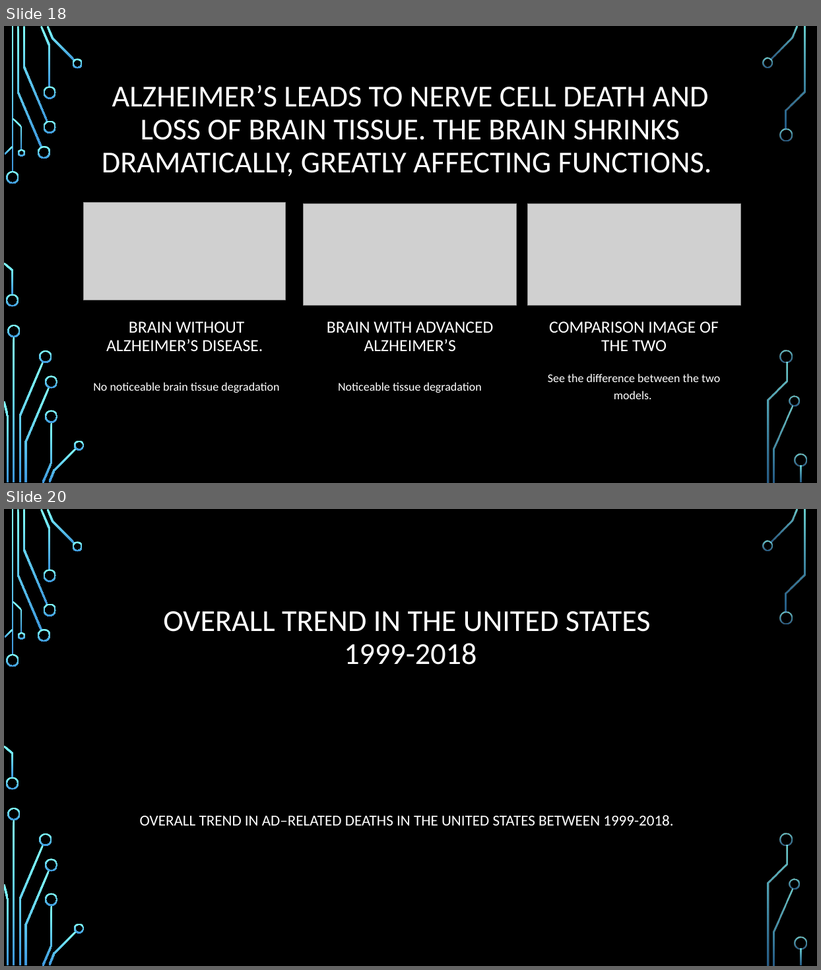
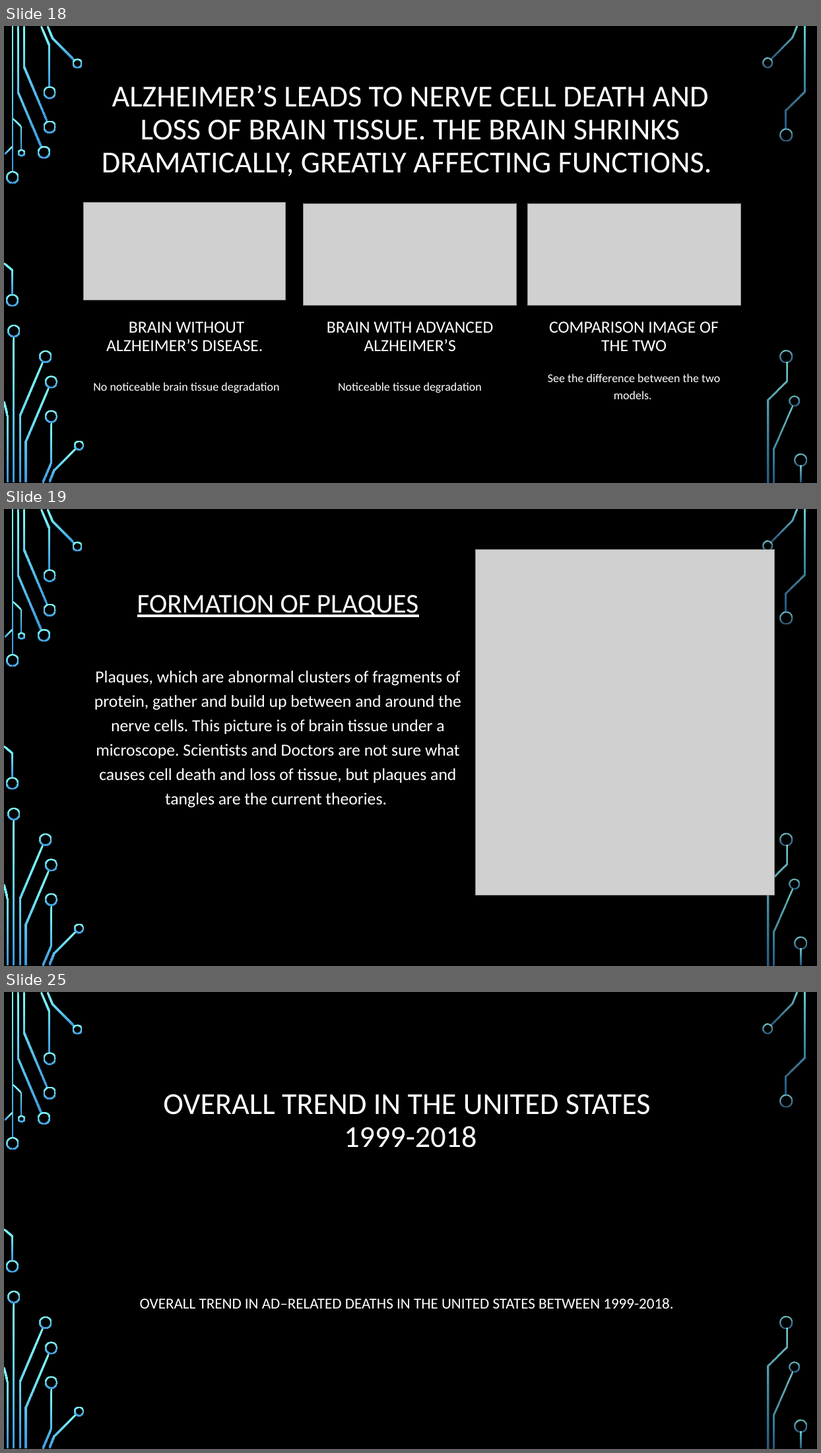
Before and after one commit to MrBardot/Trends-in-Alzheimers-Disease-Fatalities-in-the-United-States-and-Tennessee-from-1999-2018.-, a slide deck: Presentation/Alzheimer’s Disease Trends in the United States.pptx. Shown one above the other, each under a label of ours: slides 18 and 20 before the commit, slides 18, 19 and 25 after it; the slides between them are not shown. The pictures are 821x970 and 821x1453 pixels, drawn with LibreOffice and Linux fonts; fonts in the diff are those of the drawing; grey boxes stand for pictures; background and template pictures are left out. Boxes give left, top, right and bottom in pixels: in the first picture for what was removed or moved away, otherwise in the second. Text is boxed around its words. In the diff, an @@ line names an element or a change of style, - is before the commit and + after.

Commit message:
added final brain damage slides

```diff
--- a/Presentation/Alzheimer’s Disease Trends in the United States.pptx
+++ b/Presentation/Alzheimer’s Disease Trends in the United States.pptx
@@ slide 19 added at [4, 509, 817, 966], background picture (left out); not listed: 36 template elements that a slide beside it also shows @@
@@ picture added at [476, 550, 775, 896] @@
@@ title added at [137, 595, 418, 617], 32 pt, text #FFFFFF, underline @@
+FORMATION OF PLAQUES
@@ text added at [94, 671, 461, 808], 20 pt, text #FFFFFF @@
+Plaques, which are abnormal clusters of fragments of protein, gather and build up between and around the nerve cells. This picture is of brain tissue under a microscope. Scientists and Doctors are not sure what causes cell death and loss of tissue, but plaques and tangles are the current theories.
@@ what was slide 20 is now slide 25 @@
```
Also in this commit, not shown: 2 slides changed, 5 other slides added, 1 slide removed.
